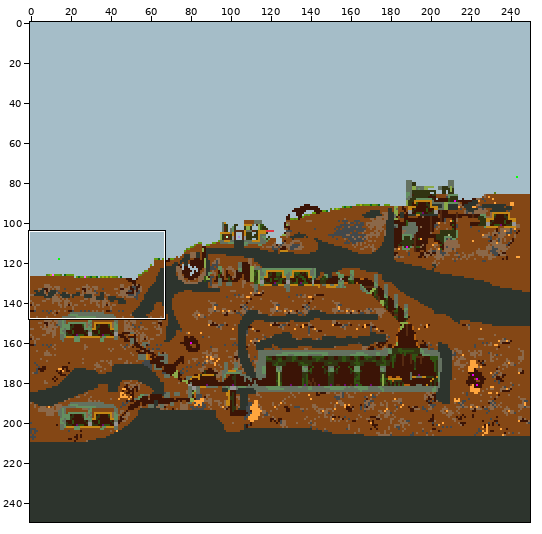
Edited in one commit: sprite sheet (Maps/dwarf_fortress1.png). The picture above shows the old version from afar; the outline marks the close-up.
Close-up. The starting point:
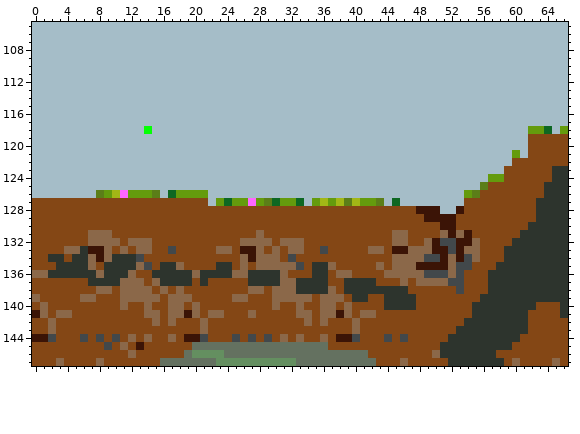
The file is 250x250 pixels. Shown: x 0..66, y 105..147. The commit also changed other parts of the picture, which this record leaves out.
And afterwards:
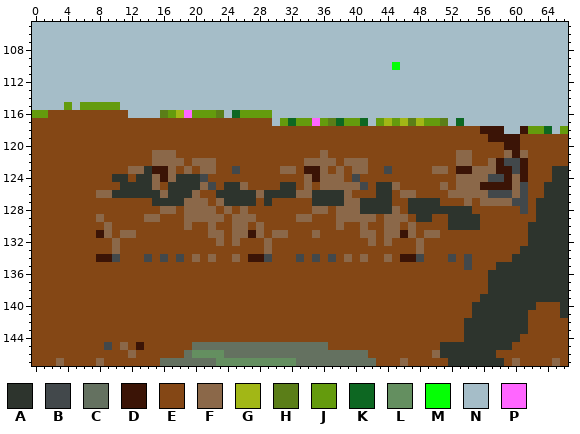
Palette (. is transparent): A #2d342d  B #42484b  C #647160  D #3b1406  E #844715  F #8b6849  G #a2b716  H #5b7e18  J #649b0d  K #0d6722  L #648f60  M #05ff05  N #a5bdc8  P #ff66ff
Change:
Changed rows in their new state; - is an unchanged pixel.
first column x 45:
110 M
first column x 0:
115 ----J-JJJJJ---------------------------------------------------
116 JJEEEEEEEEEE----HJGPJJJH-KJJJJ--------------------------------
117 EEEEEEEEEEEEEEEEEEEEEEEEEEEEEE-JKJJPJHKJJK-JGJGHGJJH-K--------
118 EEEEEEEEEEEEEEEEEEEEEEEEEEEEEEEEEEEEEEEEEEEEEEEEEEEEEEEEDDD--D
119 EEEEEEEEEEEEEEEEEEEEEEEEEEEEEEEEEEEEEEEEEEEEEEEEEEEEEEEEEDDDDE
120 EEEEEEEEEEEEEEEEEEEEEEEEEEEEEEEEEEEEEEEEEEEEEEEEEEEEEEEEEEEDDE
121 EEEEEEEEEEEEEEEFFFEEEEEEEEEEEEEEEEEEFEEEEEEEEEEEEEEEEFFEEEEFDF
122 EEEEEEEEEEEEEEEFFFFEFFFEEEEEEEEEEEFFFFEFFFEEEEEEEEEEEFFEEFDBBD
123 EEEEEEEEEEEEFFADDFEFEFFEEBEEEEEFFEDDFEFEFFEEBEEEEEFFEDDFFFDDBD
124 EEEEEEEEEEAAEAAFDFAAABEEEEEEEEEEEEFDFFFEBEEEEEEEEEEEEFFFFBBDFD
125 EEEEEEEEEEEAAAAFEAAAAFBEAAFEEEEAAEFEFFFFFBEAAFEEEEEFEFFFDDDDFB
126 EEEEEEEEFFAAAAAAFAAAFEEAAAAAFAAAAFFAAAAFEEEAAEFFEEEEFFFFFBBBFB
127 ---------------AAAAFFFEFAAAAEAEEEEEAAAAFFAAAAEEAAAAEEEF-FFFFBB
128 ----------------FF-FFFF-F-F--------FF-FFFAAAAF-AAAAAAAA------B
129 --------F-----FF---FFFFF-FFF-----FF---FFFFF-FFF-AAEEAAAA------
130 ---------F---------F--F--FF-F---------F--F--FF-F---EAAAA------
131 -------ED--FF---------FF-FFD--FF---F-----FF-F-DF-FFEEEE------E
132 -------EEE--EEE--------F-FEEE--EEE--------F-FEE-FEEEEEEE----EE
133 ----EEEEEEFE-EE--E-----EE-EEEFE-EE--E-----EE-EEE-EEEEEEE---EE-
134 --EE-EEE-DBEEEB-B-B-F-F--FE-DBE-EB-B-B-F-F--FEDDBEEEBE-E---E--
135 ---EEEEE-EEEEEE-EEE----EE-E-EEEEEE-EEE-----E-EEEEEEEEE--------
136 EEEEEEEEEEEEE--EEEEEEEEEEEEEEEEE---EE-EE----EEEEEEEEEE--------
137 -------EEEEEEE-EEEEE-E-----EEEEEEEEEE--EEEE---E-EEEEEE--------
138 --------EE-EEEE-E-E--------EE-EEEEEEEE-EEEEEEEE------E--------
139 E-----EE---EEEEE-EEE-----EE---EEEEE-EEE-EE--EEEE--------------
140 -E---------E--E--EE-E---------E--E--EE-E----EEEE--------------
141 EE-EE---------EE-EEEE-EE---E-----EE-EEEE-EE-------------------
142 --E------------E-E---E------------E-E---E---------------------
143 --E------------------E------------------E------------E--------
144 EEE---E-E-E-E-E--E-EEE---E-E-E-E-E--E-EEE---E-E-----EE--------
Pixel boxes of the changes (left, top, right, bottom) in both close-ups:
changed: (392, 62, 400, 70)
changed: (32, 102, 528, 342)
